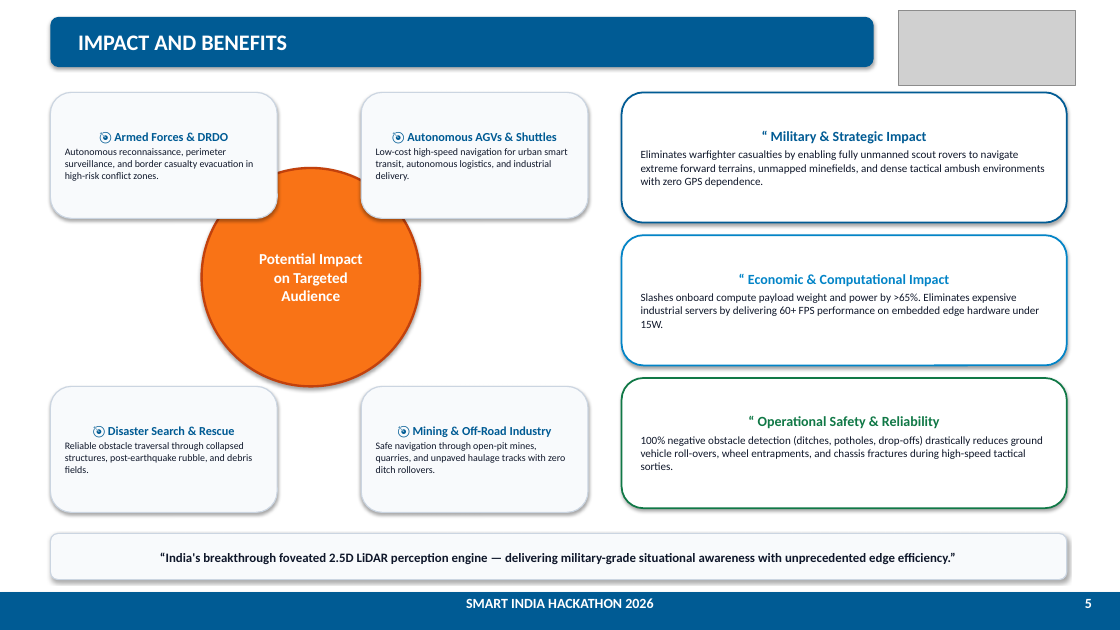
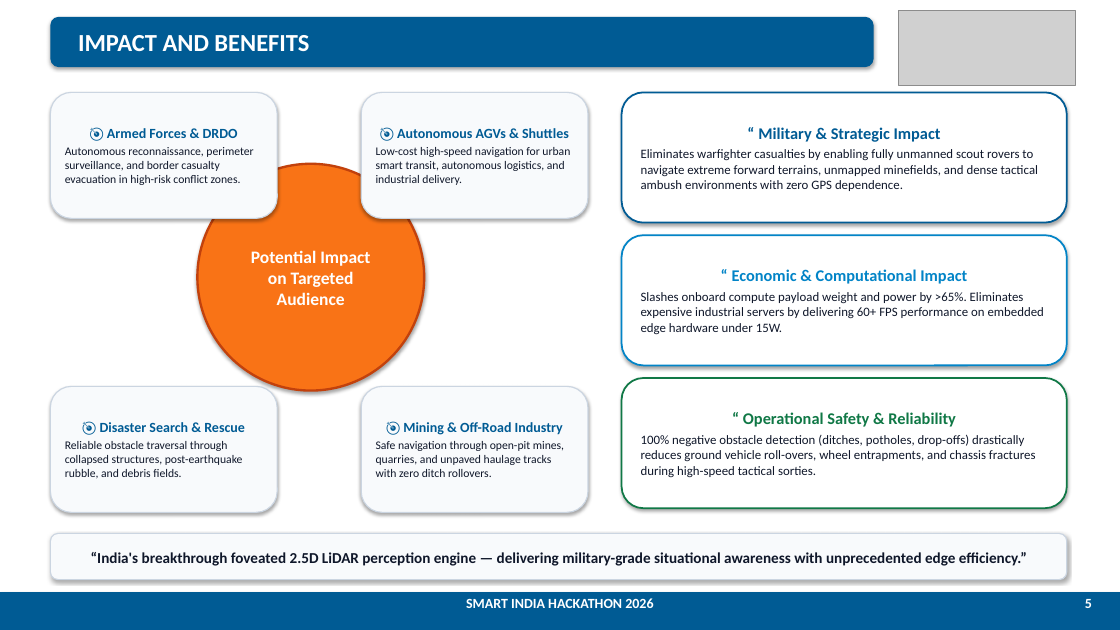
Before and after one commit to MANAV0060/SIH-PROJECT, a slide deck: slide 5 of SIH26053_LiDAR_Mapping_Master_Submission.pptx. Drawn at 1120x630 pixels with LibreOffice and Linux fonts; fonts in the diff are those of the drawing; grey boxes stand for pictures. Boxes give left, top, right and bottom in pixels: in the first picture for what was removed or moved away, otherwise in the second. Text is boxed around its words. In the diff, an @@ line names an element or a change of style, - is before the commit and + after.

Commit message:
Increase typography font sizes across all slides for enhanced clarity and readability

```diff
--- a/SIH26053_LiDAR_Mapping_Master_Submission.pptx
+++ b/SIH26053_LiDAR_Mapping_Master_Submission.pptx
@@ rounded rectangle "IMPACT AND BENEFITS" at [50,17,874,67]: size 19 to 21 pt @@
@@ rounded rectangle "🎯 Armed Forces & DRDO" at [50,92,277,218]: size 10.5 to 12 pt in "🎯 Armed Forces & DRDO"; size 8.5 to 10 pt in "Autonomous reconnaissance, perimeter surveillance, and borde ..." @@
@@ rounded rectangle "🎯 Autonomous AGVs & Shuttles" at [361,92,588,218]: size 10.5 to 12 pt in "🎯 Autonomous AGVs & Shuttles"; size 8.5 to 10 pt in "Low-cost high-speed navigation for urban smart transit, ..." @@
@@ rounded rectangle "“ Military & Strategic Impact" at [622,92,1067,223]: size 12 to 14 pt in "“ Military & Strategic Impact"; size 9.5 to 11 pt in "Eliminates warfighter casualties by enabling fully unmanned ..." @@
@@ ellipse "Potential Impact on Targeted Audience": place and size @@
-ellipse "Potential Impact on Targeted Audience" at [202,168,420,386]
+ellipse "Potential Impact on Targeted Audience" at [197,164,424,391]
@@ ellipse "Potential Impact on Targeted Audience" at [197,164,424,391]: size 13 to 15 pt @@
@@ rounded rectangle "“ Economic & Computational Impact" at [622,235,1067,365]: size 12 to 14 pt in "“ Economic & Computational Impact"; size 9.5 to 11 pt in "Slashes onboard compute payload weight and power ..." @@
@@ rounded rectangle "🎯 Disaster Search & Rescue" at [50,386,277,513]: size 10.5 to 12 pt in "🎯 Disaster Search & Rescue"; size 8.5 to 10 pt in "Reliable obstacle traversal through collapsed structures, po ..." @@
@@ rounded rectangle "🎯 Mining & Off-Road Industry" at [361,386,588,513]: size 10.5 to 12 pt in "🎯 Mining & Off-Road Industry"; size 8.5 to 10 pt in "Safe navigation through open-pit mines, quarries, and ..." @@
@@ rounded rectangle "“ Operational Safety & Reliability" at [622,378,1067,508]: size 12 to 14 pt in "“ Operational Safety & Reliability"; size 9.5 to 11 pt in "100% negative obstacle detection (ditches, potholes, drop-of ..." @@
@@ rounded rectangle "“India's breakthrough foveated 2.5D LiDAR ..." at [50,534,1067,580]: size 11 to 13 pt @@
```
Also in this commit, not shown: 5 other slides changed, 7 other files.
